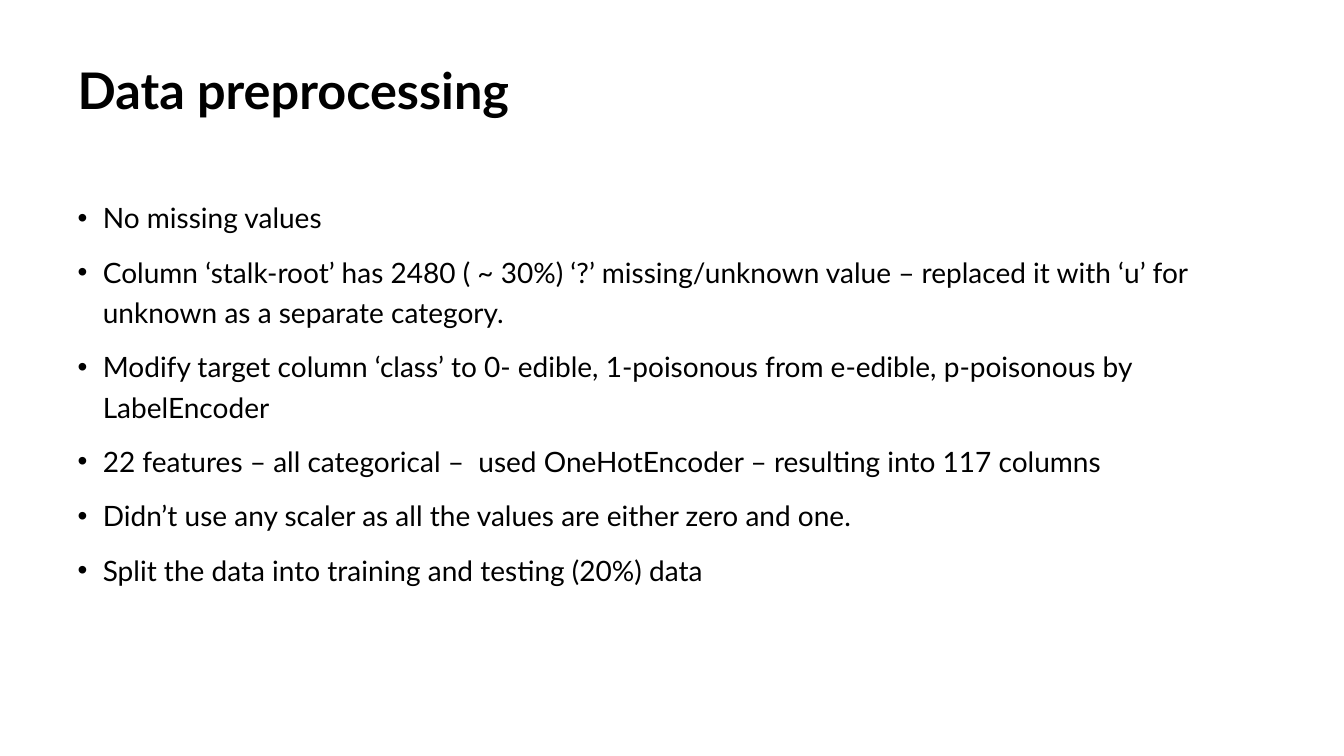
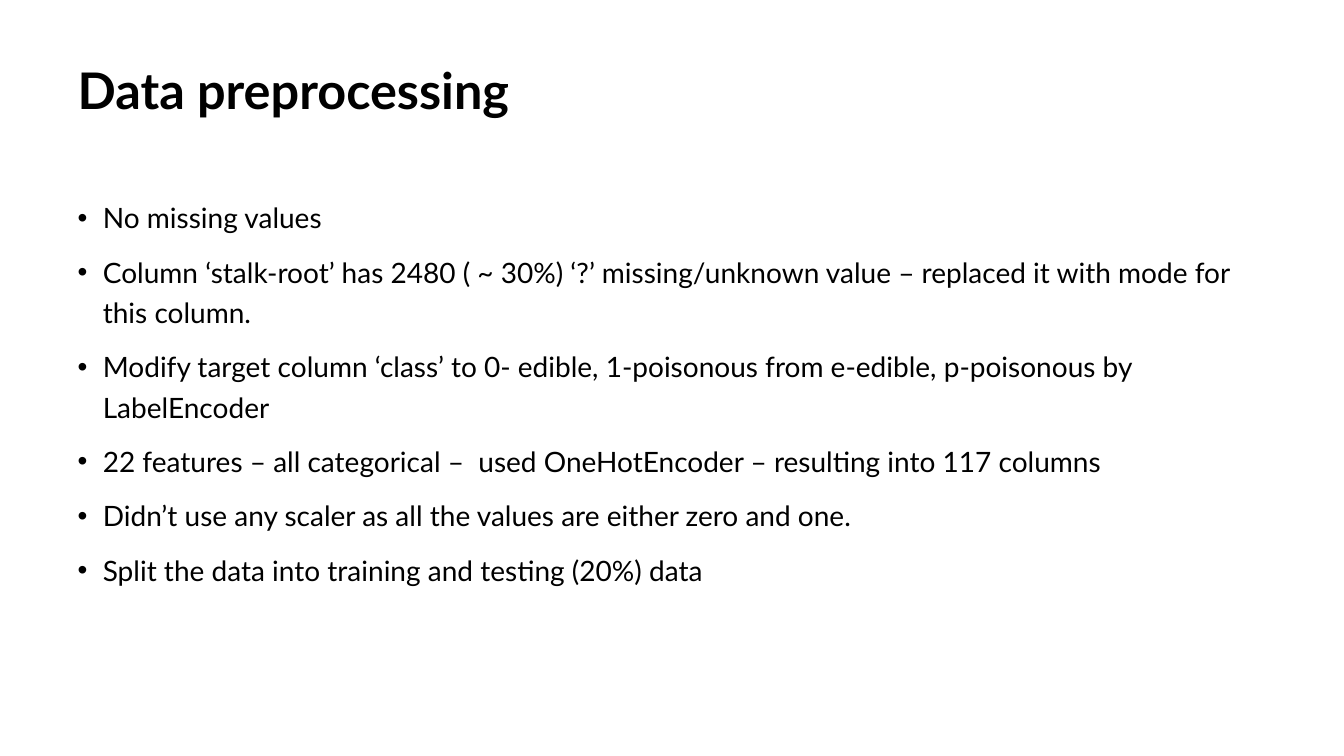
Before and after one commit to AnshuAnamika/presentation, a slide deck: slide 13 of EDA & Supervised ML Models.pptm. Drawn at 1344x756 pixels with LibreOffice and Linux fonts; fonts in the diff are those of the drawing. Boxes give left, top, right and bottom in pixels: in the first picture for what was removed or moved away, otherwise in the second. Text is boxed around its words. In the diff, an @@ line names an element or a change of style, - is before the commit and + after.

```diff
--- a/EDA & Supervised ML Models.pptm
+++ b/EDA & Supervised ML Models.pptm
@@ text at bbox=[103, 261, 1230, 324]: text changed @@
-• Column ‘stalk-root’ has 2480 ( ~ 30%) ‘?’ missing/unknown value – replaced it with ‘u’ for unknown as a separate category.
+• Column ‘stalk-root’ has 2480 ( ~ 30%) ‘?’ missing/unknown value – replaced it with mode for this column.
```
Also in this commit, not shown: 7 other files.
